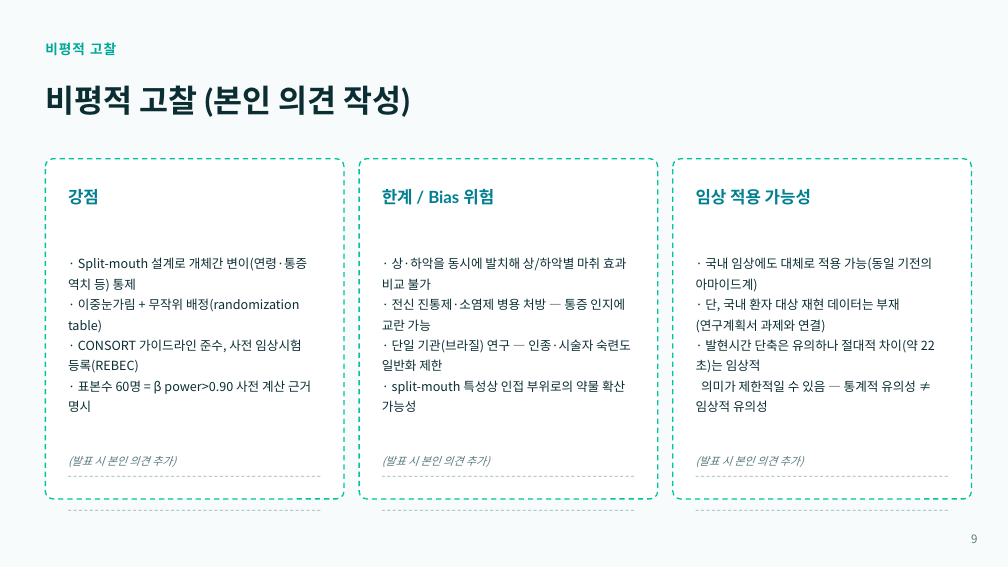
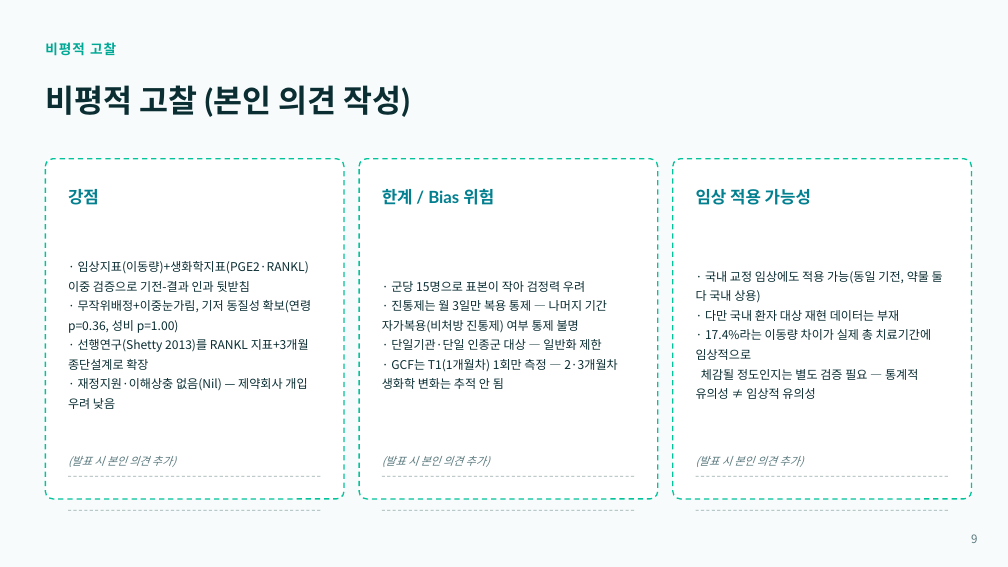
Before and after one commit to yojokem/-, a slide deck: slide 9 of 치과약리학실험2-논문발표/치과약리학실험2_논문발표.pptx. Drawn at 1008x567 pixels with LibreOffice and Linux fonts; fonts in the diff are those of the drawing. Boxes give left, top, right and bottom in pixels: in the first picture for what was removed or moved away, otherwise in the second. Text is boxed around its words. In the diff, an @@ line names an element or a change of style, - is before the commit and + after.

```diff
--- a/치과약리학실험2-논문발표/치과약리학실험2_논문발표.pptx
+++ b/치과약리학실험2-논문발표/치과약리학실험2_논문발표.pptx
@@ text at bbox=[68, 261, 312, 409]: text changed; size 12 to 11.5 pt @@
-· Split-mouth 설계로 개체간 변이(연령·통증 역치 등) 통제
-· 이중눈가림 + 무작위 배정(randomization table)
-· CONSORT 가이드라인 준수, 사전 임상시험 등록(REBEC)
-· 표본수 60명 = β power>0.90 사전 계산 근거 명시
+· 임상지표(이동량)+생화학지표(PGE2·RANKL) 이중 검증으로 기전-결과 인과 뒷받침
+· 무작위배정+이중눈가림, 기저 동질성 확보(연령 p=0.36, 성비 p=1.00)
+· 선행연구(Shetty 2013)를 RANKL 지표+3개월 종단설계로 확장
+· 재정지원·이해상충 없음(Nil) — 제약회사 개입 우려 낮음
@@ text at bbox=[382, 281, 618, 389]: text changed; size 12 to 11.5 pt @@
-· 상·하악을 동시에 발치해 상/하악별 마취 효과 비교 불가
-· 전신 진통제·소염제 병용 처방 — 통증 인지에 교란 가능
-· 단일 기관(브라질) 연구 — 인종·시술자 숙련도 일반화 제한
-· split-mouth 특성상 인접 부위로의 약물 확산 가능성
+· 군당 15명으로 표본이 작아 검정력 우려
+· 진통제는 월 3일만 복용 통제 — 나머지 기간 자가복용(비처방 진통제) 여부 통제 불명
+· 단일기관·단일 인종군 대상 — 일반화 제한
+· GCF는 T1(1개월차) 1회만 측정 — 2·3개월차 생화학 변화는 추적 안 됨
@@ text at bbox=[696, 271, 943, 399]: text changed; size 12 to 11.5 pt @@
-· 국내 임상에도 대체로 적용 가능(동일 기전의 아마이드계)
-· 단, 국내 환자 대상 재현 데이터는 부재(연구계획서 과제와 연결)
-· 발현시간 단축은 유의하나 절대적 차이(약 22초)는 임상적
-의미가 제한적일 수 있음 — 통계적 유의성 ≠ 임상적 유의성
+· 국내 교정 임상에도 적용 가능(동일 기전, 약물 둘 다 국내 상용)
+· 다만 국내 환자 대상 재현 데이터는 부재
+· 17.4%라는 이동량 차이가 실제 총 치료기간에 임상적으로
+체감될 정도인지는 별도 검증 필요 — 통계적 유의성 ≠ 임상적 유의성
```
Also in this commit, not shown: 5 other slides changed, 4 slides added, 4 slides removed.
